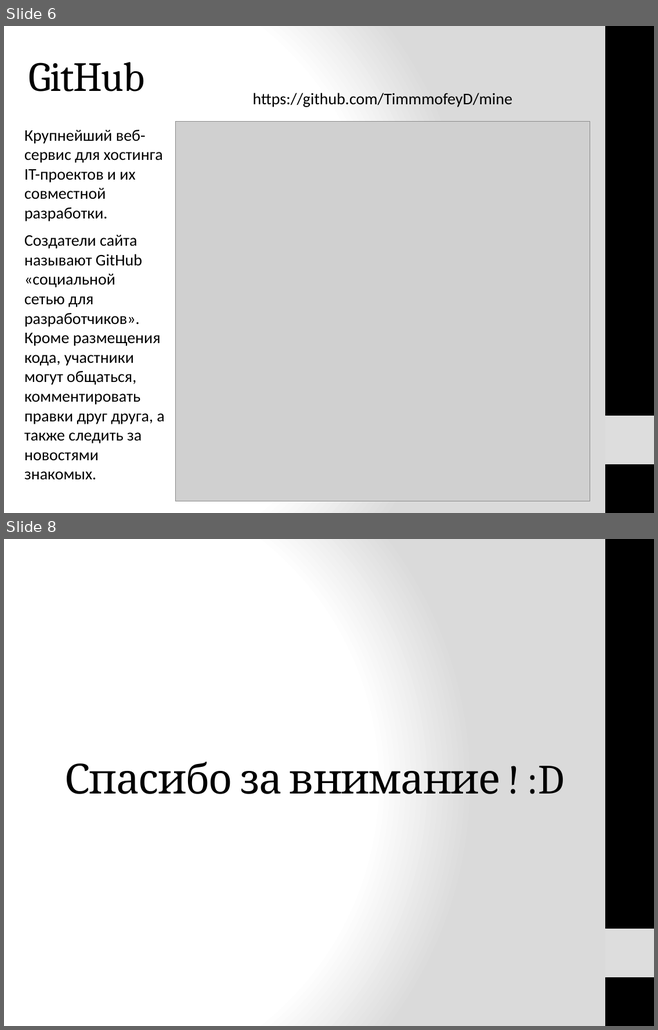
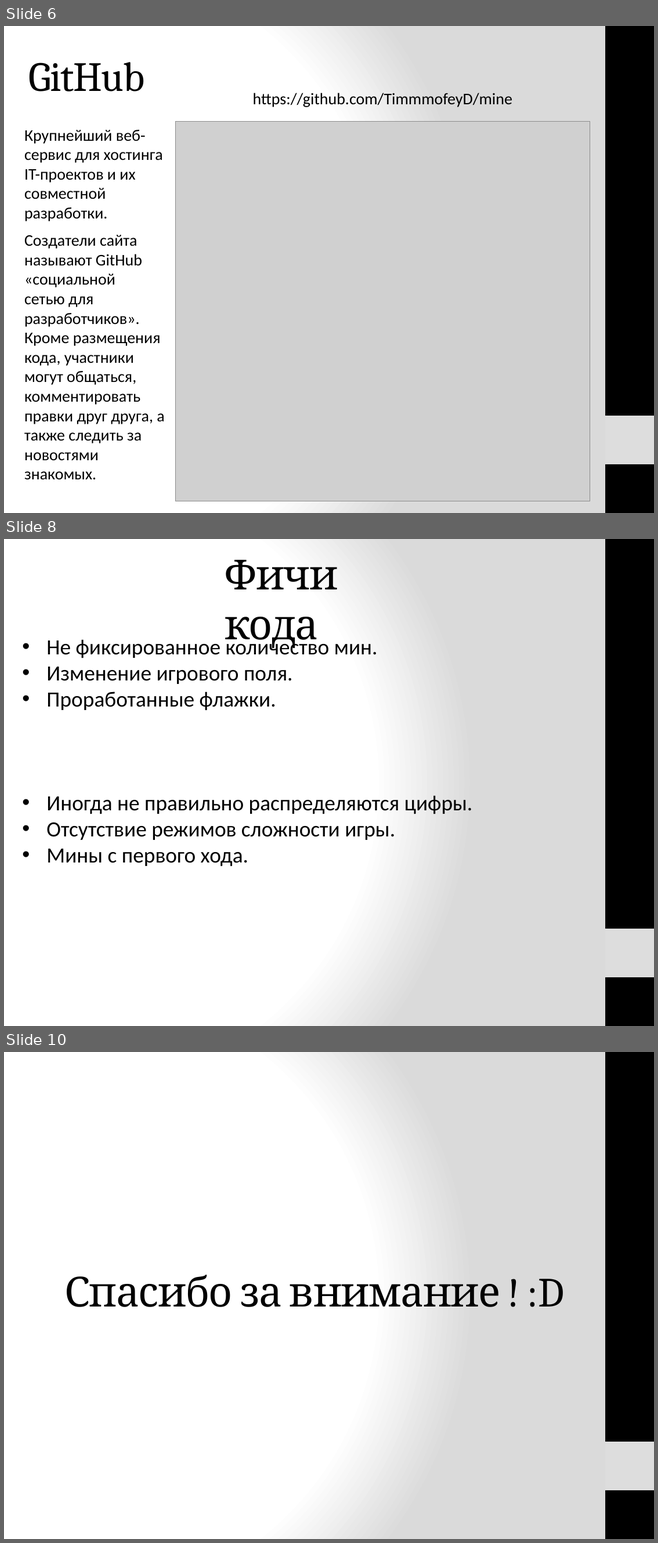
Before and after one commit to TimmmofeyD/mine, a slide deck: Presentation.pptx. Shown one above the other, each under a label of ours: slides 6 and 8 before the commit, slides 6, 8 and 10 after it; the slides between them are not shown. The pictures are 658x1030 and 658x1543 pixels, drawn with LibreOffice and Linux fonts; fonts in the diff are those of the drawing; grey boxes stand for pictures. Boxes give left, top, right and bottom in pixels: in the first picture for what was removed or moved away, otherwise in the second. Text is boxed around its words. In the diff, an @@ line names an element or a change of style, - is before the commit and + after.

```diff
--- a/Presentation.pptx
+++ b/Presentation.pptx
@@ slide 8 added at box(4, 539, 654, 1026), background gradient #FFFFFF to #DADADA; not listed: 2 template elements that a slide beside it also shows @@
@@ title added at box(225, 560, 338, 650), 46 pt, text #000000 @@
+Фичи кода
@@ text added at box(46, 636, 473, 866), 24 pt, text #000000 @@
+• Не фиксированное количество мин.
+• Изменение игрового поля.
+• Проработанные флажки.
+• Иногда не правильно распределяются цифры.
+• Отсутствие режимов сложности игры.
+• Мины с первого хода.
@@ what was slide 8 is now slide 10 @@
```
Also in this commit, not shown: 2 other slides added, 1 slide removed.
